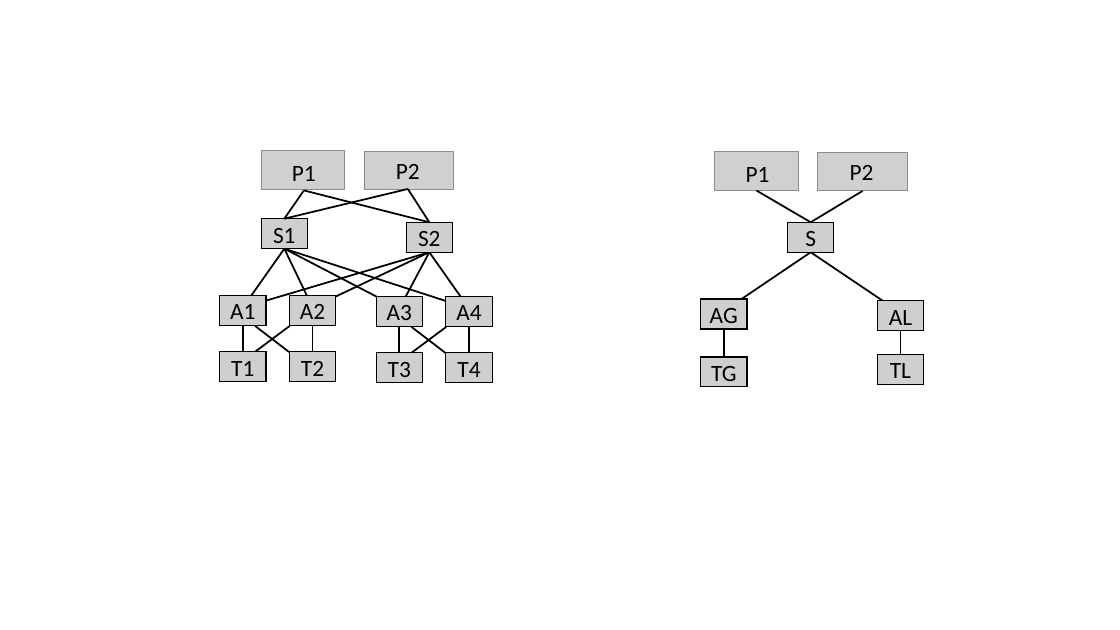
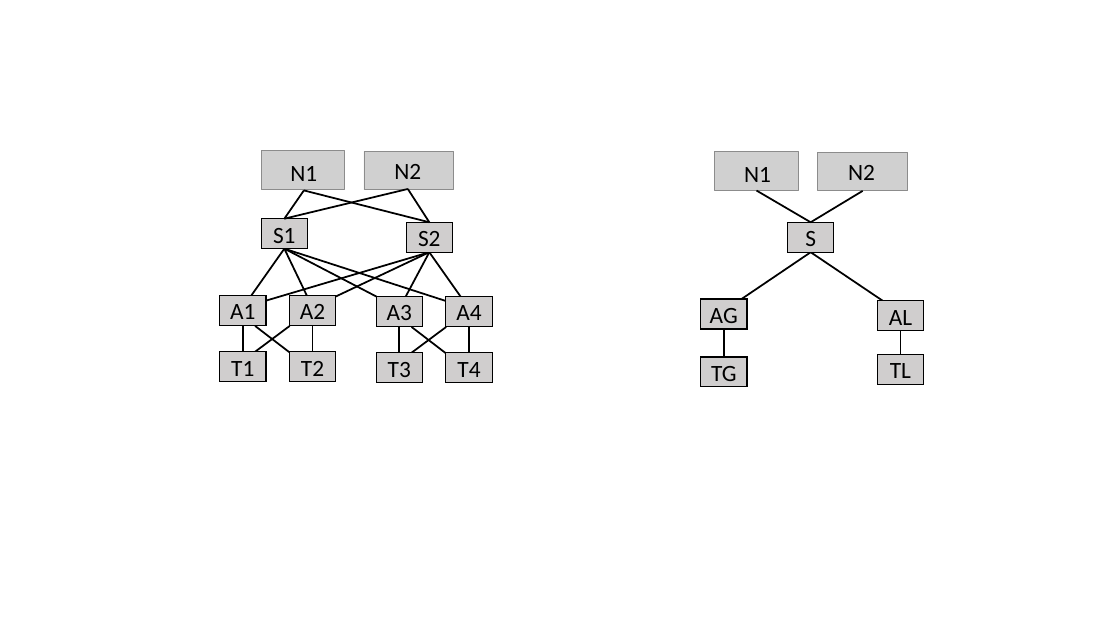
Before and after one commit to rabeckett/propane, a slide deck: slide 7 of paper/abstraction/figures/examples.pptx. Drawn at 1120x630 pixels with LibreOffice and Linux fonts; fonts in the diff are those of the drawing; grey boxes stand for pictures. Boxes give left, top, right and bottom in pixels: in the first picture for what was removed or moved away, otherwise in the second. Text is boxed around its words. In the diff, an @@ line names an element or a change of style, - is before the commit and + after.

```diff
--- a/paper/abstraction/figures/examples.pptx
+++ b/paper/abstraction/figures/examples.pptx
@@ text at box(290, 166, 317, 181): text changed @@
-P1
+N1
@@ text at box(394, 164, 421, 179): text changed @@
-P2
+N2
@@ text at box(744, 167, 771, 182): text changed @@
-P1
+N1
@@ text at box(848, 165, 875, 180): text changed @@
-P2
+N2
```
Also in this commit, not shown: 6 other slides changed, 9 other files.
